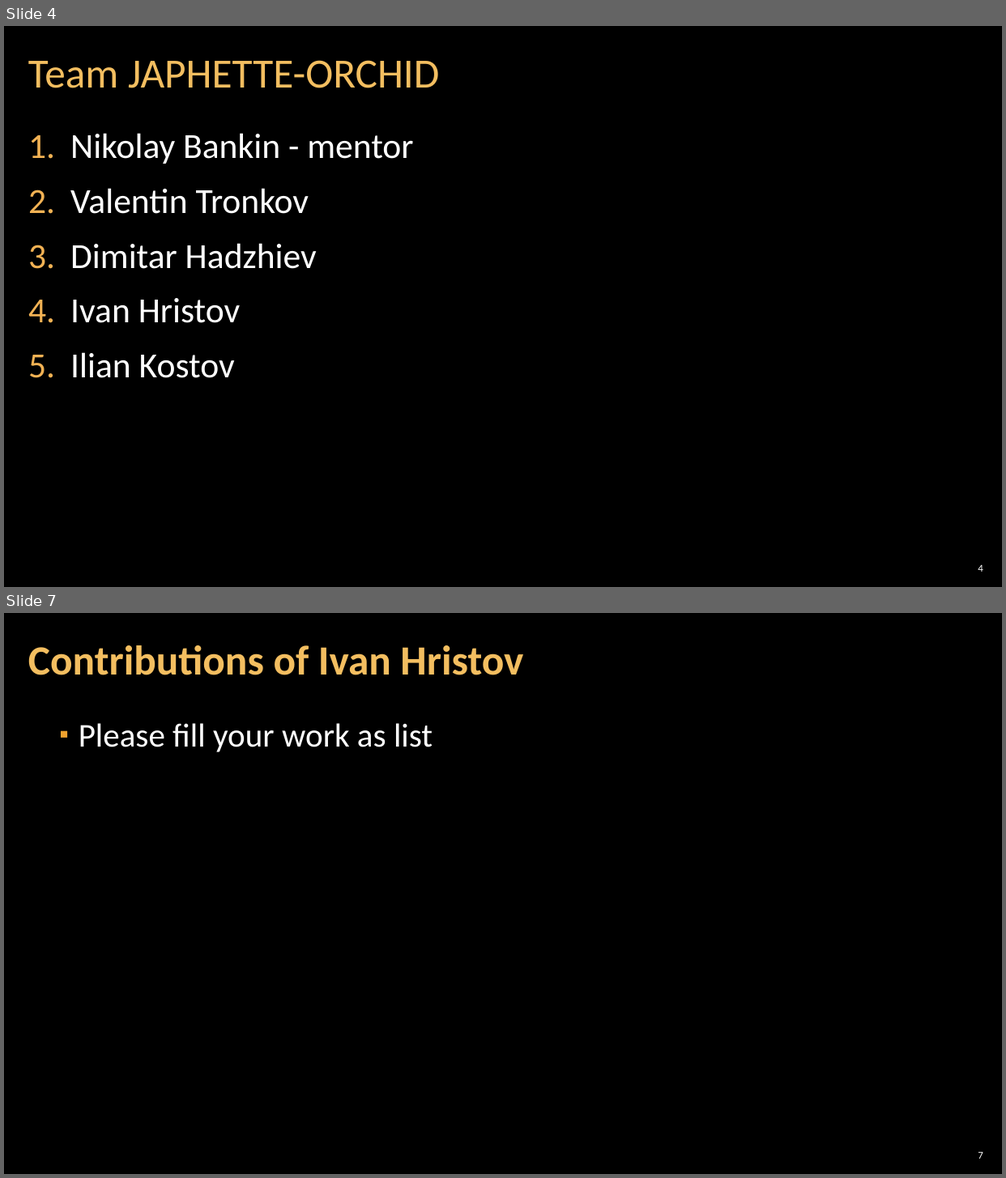
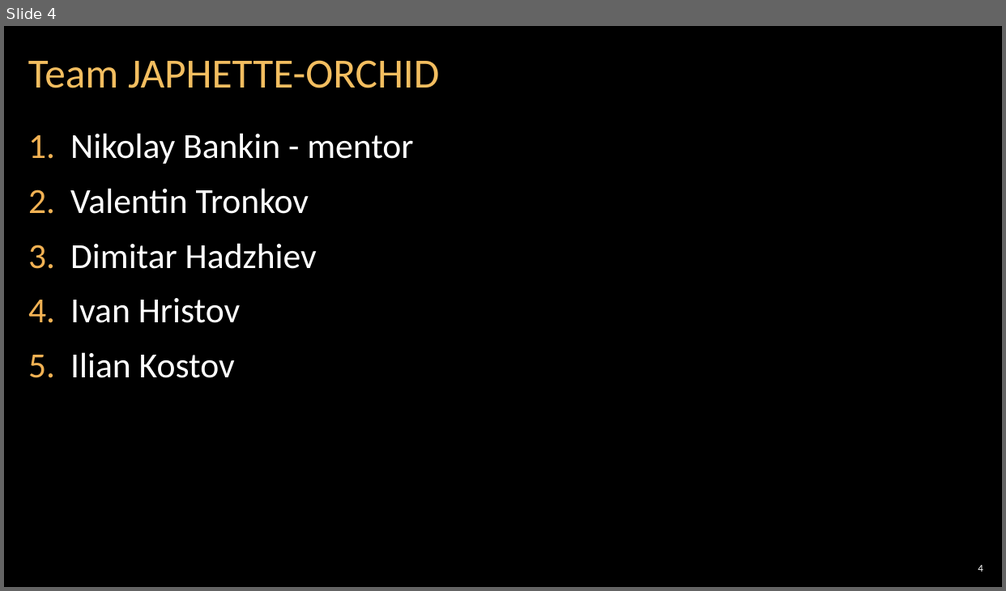
Before and after one commit to JAPHETTE-ORCHID/AsterixAndObelix, a slide deck: AsterixAndObelixRPG.pptx. Shown one above the other, each under a label of ours: slides 4 and 7 before the commit, slide 4 after it; the slides between them are not shown. The pictures are 1006x1178 and 1006x591 pixels, drawn with LibreOffice and Linux fonts; fonts in the diff are those of the drawing; background and template pictures are left out. Boxes give left, top, right and bottom in pixels: in the first picture for what was removed or moved away, otherwise in the second. Text is boxed around its words. In the diff, an @@ line names an element or a change of style, - is before the commit and + after.

```diff
--- a/AsterixAndObelixRPG.pptx
+++ b/AsterixAndObelixRPG.pptx
@@ slide 7 removed at bbox=[4, 613, 1002, 1174], background picture (left out) @@
@@ title removed at bbox=[28, 645, 523, 675] @@
-Contributions of Ivan Hristov
@@ text removed at bbox=[79, 723, 432, 752] @@
-  ▪ Please fill your work as list
@@ page number removed at bbox=[978, 1152, 982, 1159] @@
-7
```
Also in this commit, not shown: 4 other slides removed, 3 other files.
